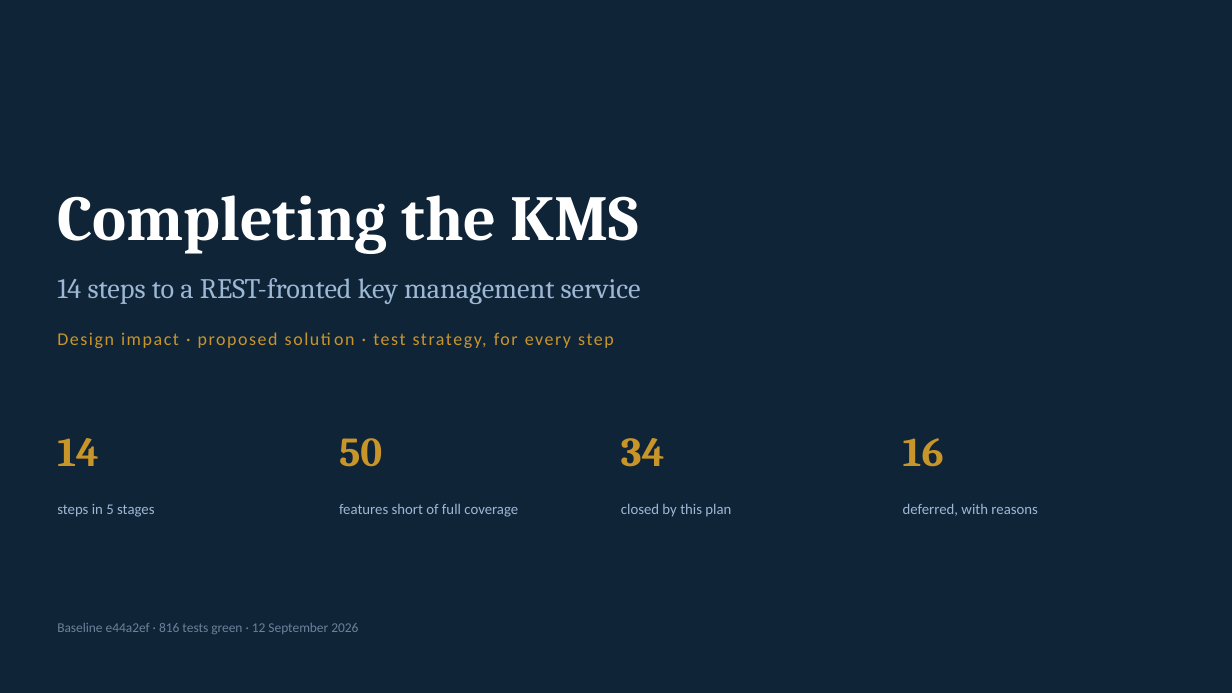
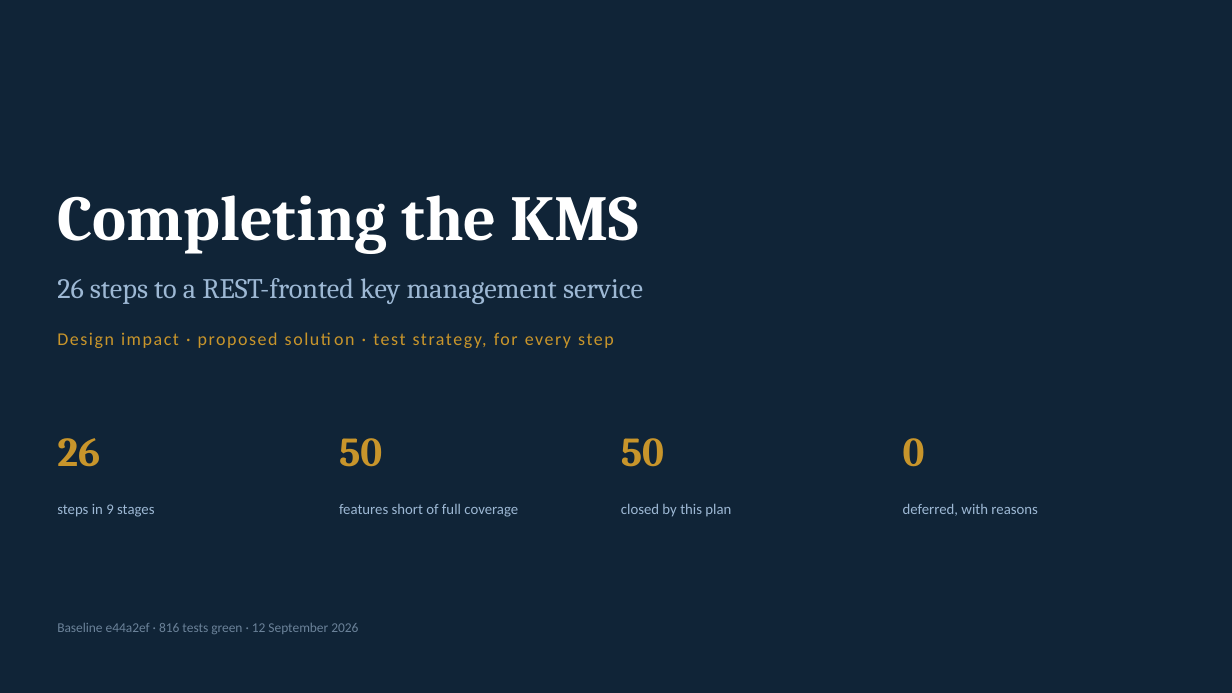
Before and after one commit to Gaillotte/Noida, a slide deck: slide 1 of KMIP_PKCS11_REST_KMS_Plan_Deck.pptx. Drawn at 1232x693 pixels with LibreOffice and Linux fonts; fonts in the diff are those of the drawing. Boxes give left, top, right and bottom in pixels: in the first picture for what was removed or moved away, otherwise in the second. Text is boxed around its words. In the diff, an @@ line names an element or a change of style, - is before the commit and + after.

```diff
--- a/KMIP_PKCS11_REST_KMS_Plan_Deck.pptx
+++ b/KMIP_PKCS11_REST_KMS_Plan_Deck.pptx
@@ text at [57,278,643,304]: text changed @@
-14 steps to a REST-fronted key management service
+26 steps to a REST-fronted key management service
@@ text at [57,438,100,467]: text changed @@
-14
+26
@@ text at [621,438,664,467]: text changed @@
-34
+50
@@ text at [903,438,925,467]: text changed @@
-16
+0
@@ text at [57,504,154,517]: text changed @@
-steps in 5 stages
+steps in 9 stages
```
Also in this commit, not shown: 42 other slides changed, 38 slides added, 2 slides removed, 17 other files.
